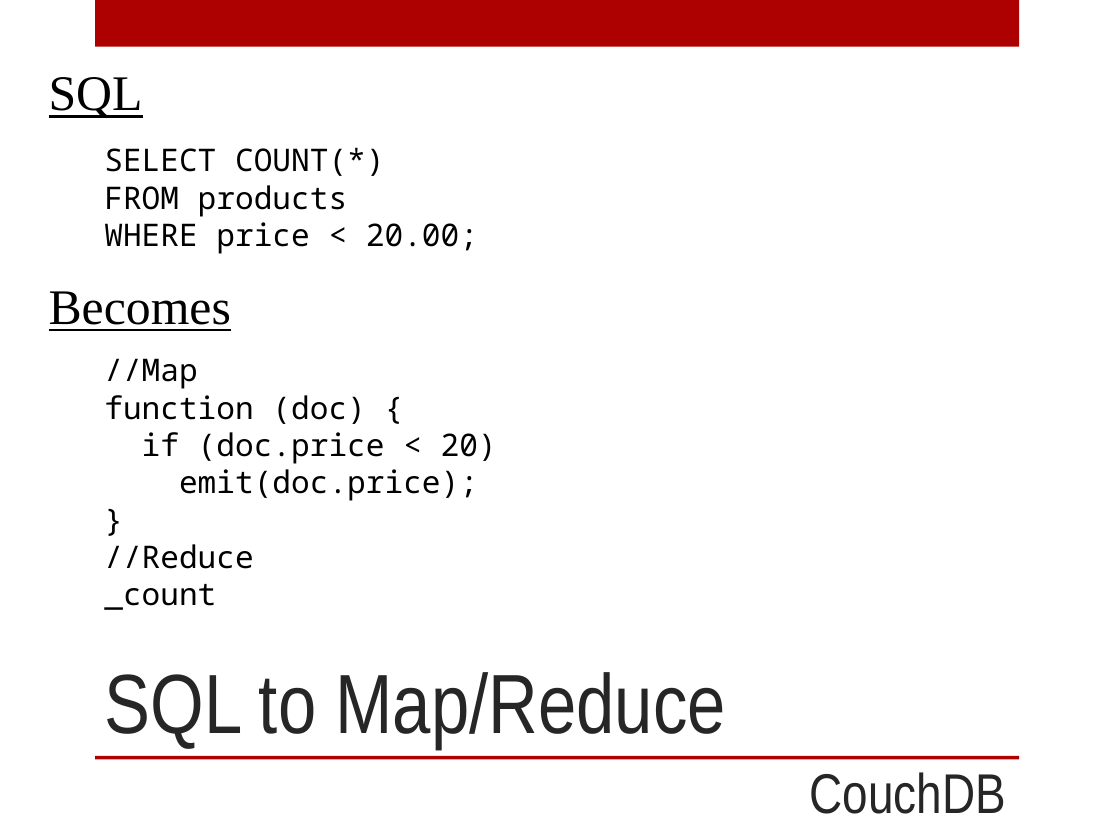
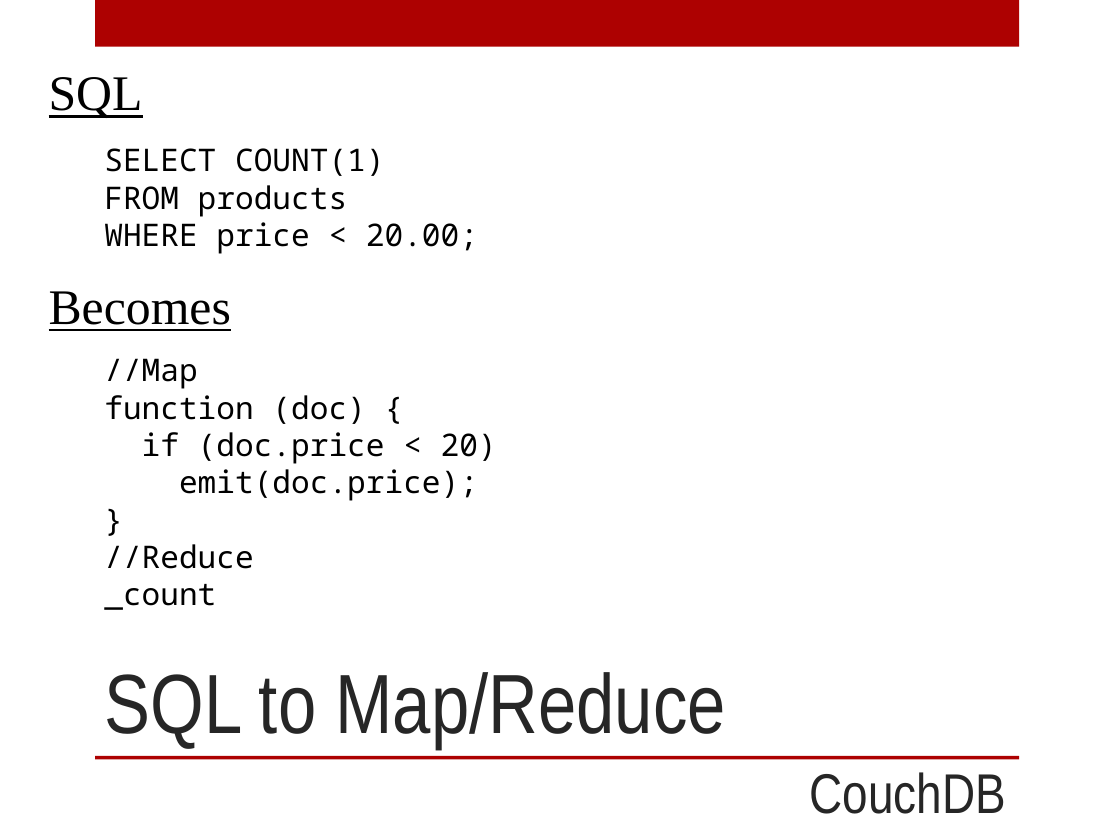
Before and after one commit to digitalBush/nosql-smackdown-talk, a slide deck: slide 16 of nosql-smackdown.pptx. Drawn at 1120x840 pixels with LibreOffice and Linux fonts; fonts in the diff are those of the drawing. Boxes give left, top, right and bottom in pixels: in the first picture for what was removed or moved away, otherwise in the second. Text is boxed around its words. In the diff, an @@ line names an element or a change of style, - is before the commit and + after.

```diff
--- a/nosql-smackdown.pptx
+++ b/nosql-smackdown.pptx
@@ text at (104, 148, 384, 176): text changed @@
-SELECT COUNT(*)
+SELECT COUNT(1)
```
Also in this commit, not shown: 7 other slides changed, 1 slide added.
